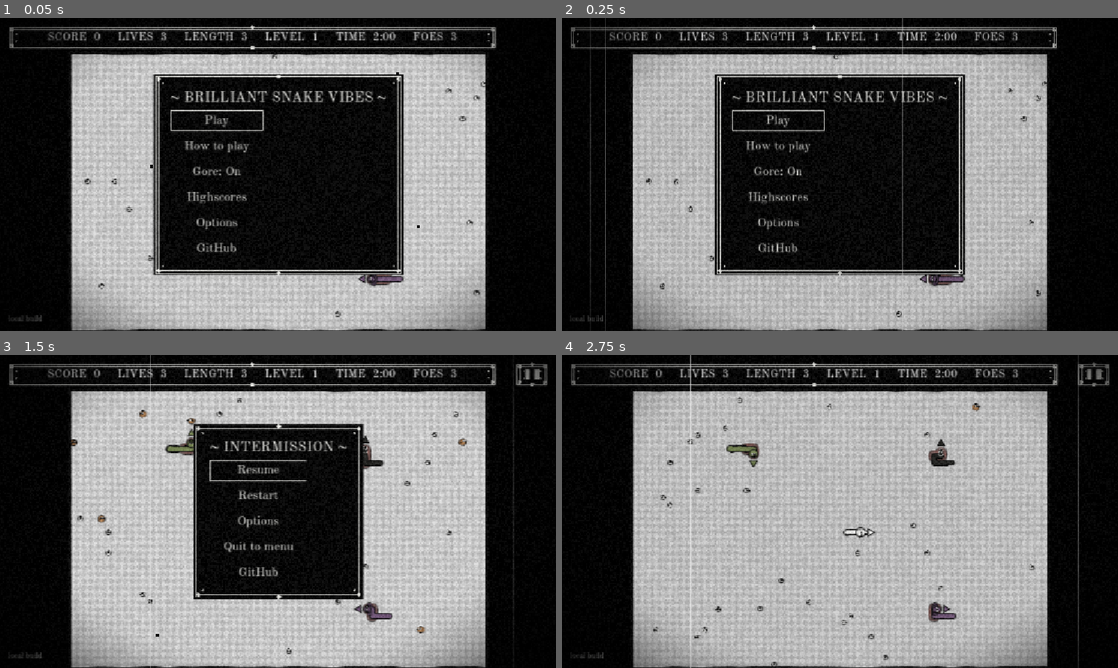
Above: before the commit, frames 1-4 (two rows, left to right).
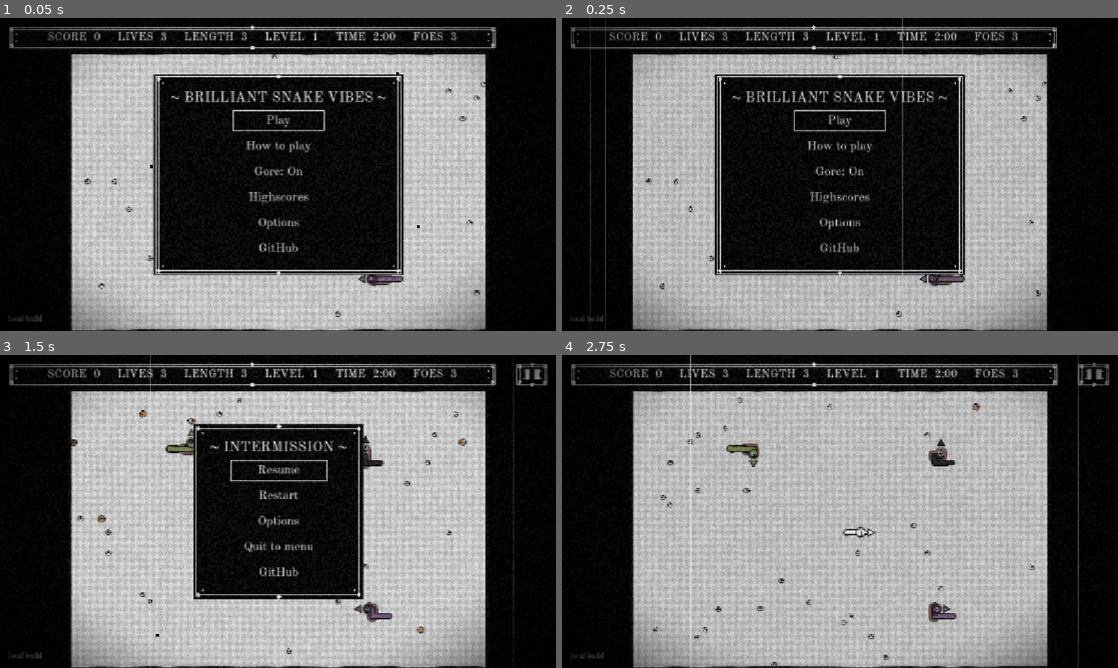
Above: after the commit, the same moments.

Repository: Oliver-Tautz/brilliant-snake-vibes
Game: Godot game, scene res://presentation/main.tscn
Same seed, same stepped clock (60 frames per second), same inputs: the game is played once before the commit and once after it.
Inputs (mouse positions are in pixels of both pictures, inside the frame that each line leads up to):
- Up to frame 1 (0.05 s): no input
- Up to frame 2 (0.25 s): no input
- Up to frame 3 (1.5 s): click "Play" at 0.5 s; tap Enter at 1.25 s; drag from (533, 373) to (333, 442) at 1.27 s
- Up to frame 4 (2.75 s): click "Restart" at 2 s

The runs differ from the first frame. In frame 1, 2.0% of the frame differs, in the area x 30-59%, y 29-76%; in frame 2, 1.9%; in frame 3, 1.2%; in frame 4, nothing differs.

Commit message:
Menus: centre a one-column button list under the heading; capture tool gets a howto scenario

Diff:
--- a/presentation/menu.gd
+++ b/presentation/menu.gd
@@ -53,6 +53,7 @@
 	_list.add_child(_heading)
 	_list.add_child(_body)
 	_list.add_child(_field)
+	_grid.size_flags_horizontal = Control.SIZE_SHRINK_CENTER  # a one-column page sits under the heading, not at the left
 	_grid.add_theme_constant_override("v_separation", ROW_GAP)
 	_grid.add_theme_constant_override("h_separation", ROW_GAP * 2)
 	_list.add_child(_grid)
--- a/tools/capture.gd
+++ b/tools/capture.gd
@@ -1,6 +1,6 @@
 ## Renders the main scene in a staged state and saves a screenshot.
 ## Usage: godot --path . -s tools/capture.gd -- <out.png> [scenario]
-## Scenarios: title, options, start, paused (pause menu), play (runs live), corners (long snake with
+## Scenarios: title, options, howto, start, paused (pause menu), play (runs live), corners (long snake with
 ## turns, mid-tick), eat (gore), edge (snake near the top-left wall), touch (corners with the D-pad),
 ## enemies (the three enemy snakes, big, hopping and coloured chickens).
 ## Optional third arg: a WallStyle index to override the seed.
@@ -37,7 +37,7 @@
 	_frame += 1
 	if _frame == 2:
 		_stage()
-	if _frame > 2 and not _scenario in ["title", "options", "paused"]:
+	if _frame > 2 and not _scenario in ["title", "options", "howto", "paused"]:
 		_main.get_node("HUD/Menu").visible = false
 	if _frame < (PLAY_FRAMES if _scenario == "play" else FRAMES):
 		return false
@@ -51,6 +51,9 @@
 		return
 	if _scenario == "options":
 		_main._show_options(_main.Screen.TITLE)
+		return
+	if _scenario == "howto":
+		_main._show_how_to()
 		return
 	_main.start_run()
 	if _scenario == "play":  # unstaged: the game simply runs until the capture frame
